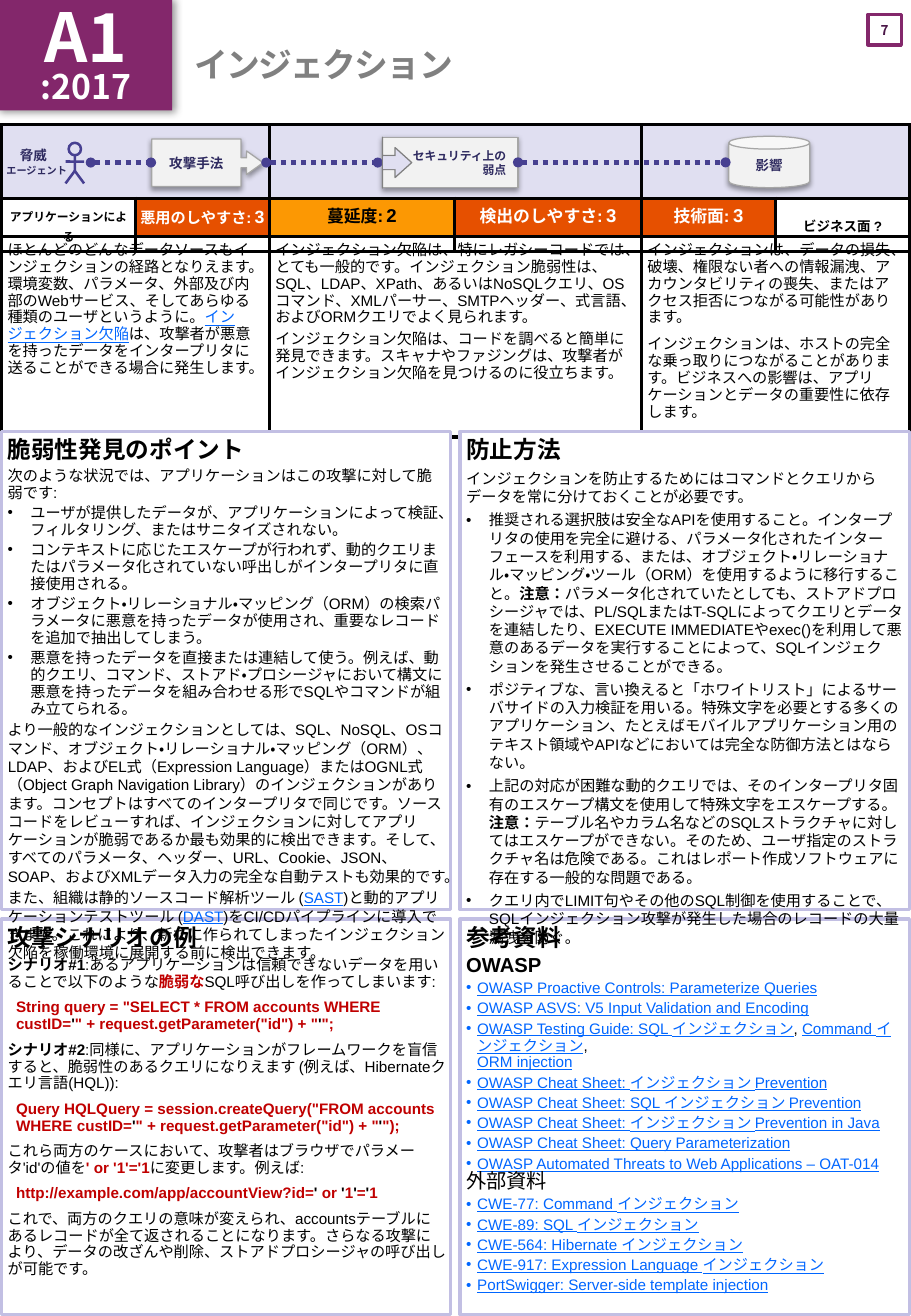
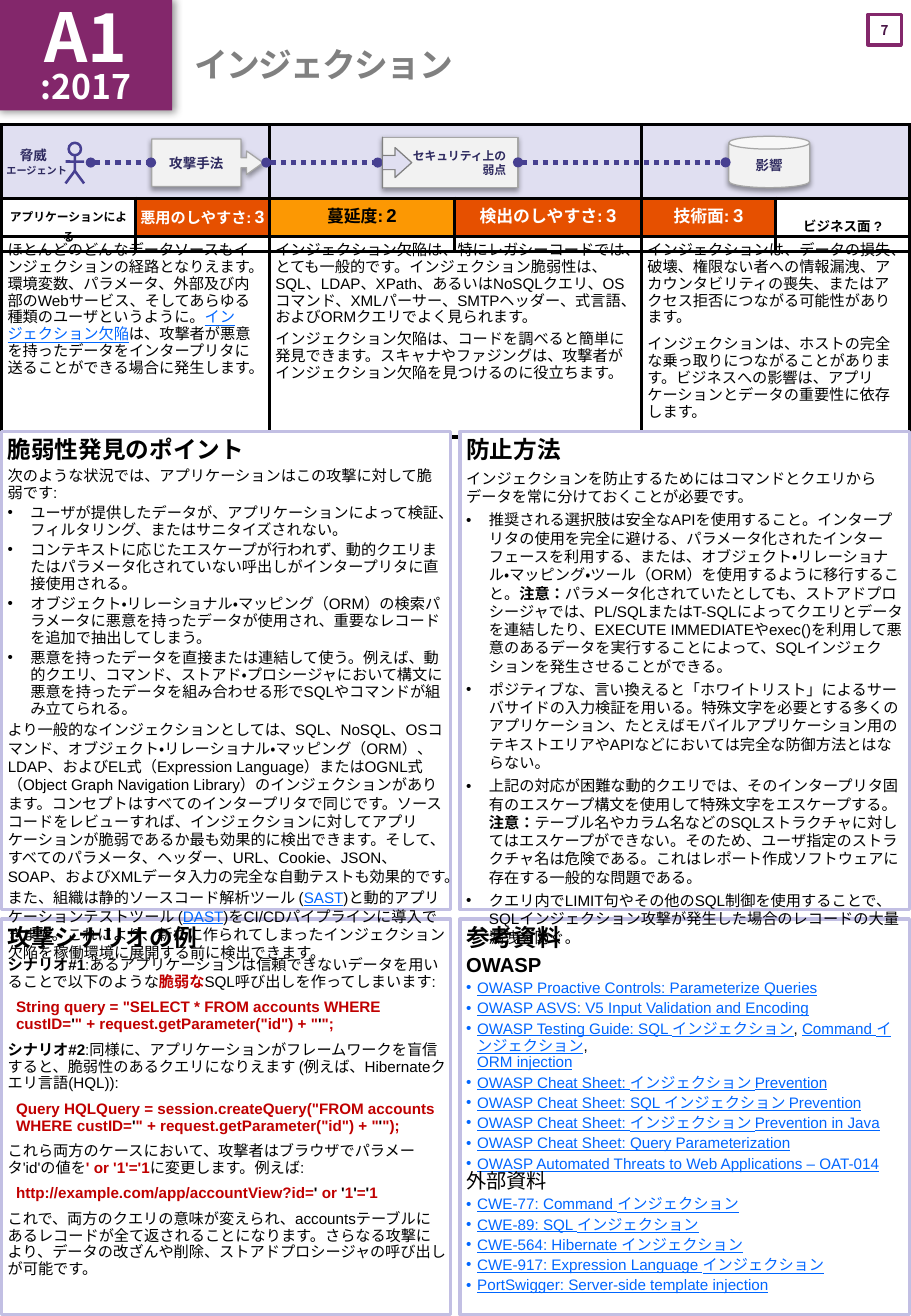
Before and after one commit to OWASP/Top10, a slide deck: slide 8 of 2017/ja/OWASP Top 10-2017(ja).pptx. Drawn at 911x1316 pixels with LibreOffice and Linux fonts; fonts in the diff are those of the drawing. Boxes give left, top, right and bottom in pixels: in the first picture for what was removed or moved away, otherwise in the second. Text is boxed around its words. In the diff, an @@ line names an element or a change of style, - is before the commit and + after.

```diff
--- a/2017/ja/OWASP Top 10-2017(ja).pptx
+++ b/2017/ja/OWASP Top 10-2017(ja).pptx
@@ text at (489,682,899,769): text changed @@
-• ポジティブな、言い換えると「ホワイトリスト」によるサーバサイドの入力検証を用いる。特殊文字を必要とする多くのアプリケーション、たとえばモバイルアプリケーション用のテキスト領域やAPIなどにおいては完全な防御方法とはならない。
+• ポジティブな、言い換えると「ホワイトリスト」によるサーバサイドの入力検証を用いる。特殊文字を必要とする多くのアプリケーション、たとえばモバイルアプリケーション用のテキストエリアやAPIなどにおいては完全な防御方法とはならない。
```
Also in this commit, not shown: 5 other slides changed, 6 other files.
